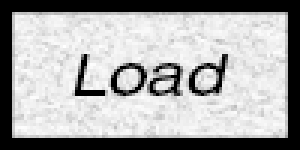
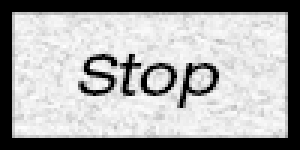
The second 300×150 image is a revision of the first. Changes to its layers:
renamed "Load" to "Stop", painted on it over (72, 51, 231, 108)
